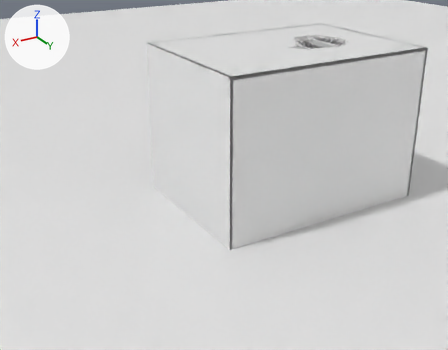
One commit to the Blender file assetcreation/level.blend: the scene before it, then after it.
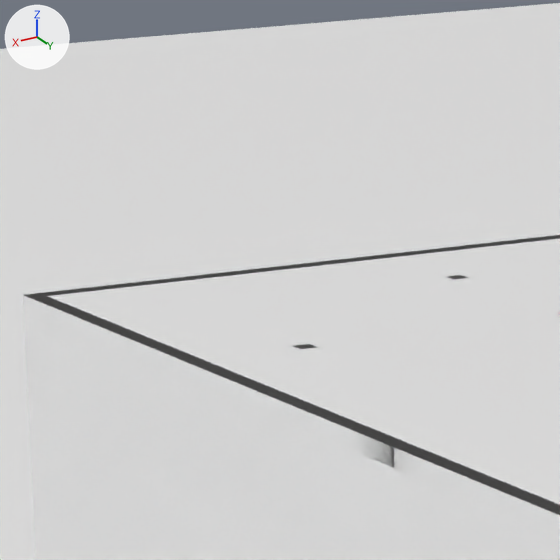
Each version appears first from a camera (50 mm lens) standing at (115.6, 191.3, 107.1) and looking at (-0.1, -1.5, 10.6), and next in a close-up on the part from 32% to 50% of the width and 0% to 23% of the height. The lights are fixed; the arrows at upper left show +X, +Y and +Z.

Script lines for the objects in view, before the commit:
```python
me_cube_251 = bpy.data.meshes.new('Cube.251')
me_cube_251.from_pydata(...)  # a box spanning x -42.5..42.5, y -0.5..0.5, z -30.0..30.0
me_cylinder_006 = bpy.data.meshes.new('Cylinder.006')
me_cylinder_006.from_pydata(...)  # 156 vertices, 80 faces; spans x -2.5..2.5, y -2.5..2.5, z -5.0..5.0
me_plane_004 = bpy.data.meshes.new('Plane.004')
me_plane_004.from_pydata([(-1.0, -1.0, 0.0), (1.0, -1.0, 0.0), (-1.0, 1.0, 0.0), (1.0, 1.0, 0.0)], [], [(0, 1, 3, 2)])
ob_cube_017 = bpy.data.objects.new('Cube.017', me_cube_251)
ob_cube_017.location = (-23.5, -26.5, 30.0)
ob_elevator_shaft = bpy.data.objects.new('Elevator shaft', me_cylinder_006)
ob_elevator_shaft.location = (7.33, -18.17, 5.0)
_m = ob_elevator_shaft.modifiers.new('Array', 'ARRAY')
_m.count = 5
_m.constant_offset_displace = (0.0, 0.0, 0.0)
_m.relative_offset_displace = (0.0, 0.0, 1.0)
ob_ground = bpy.data.objects.new('Ground', me_plane_004)
ob_ground.location = (0.0, 0.0, 0.0)
ob_ground.scale = (500.0, 500.0, 500.0)
# also in view: 'Ceiling' at (-23.5, 3.5, 59.5); 'Cube.056' at (18.5, 3.5, 30.0)
```
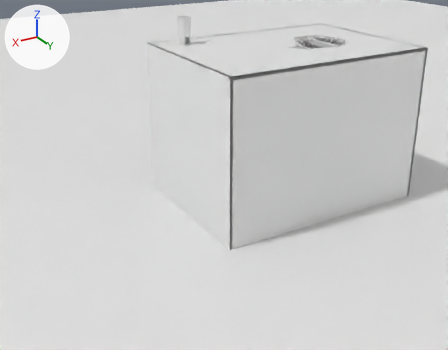
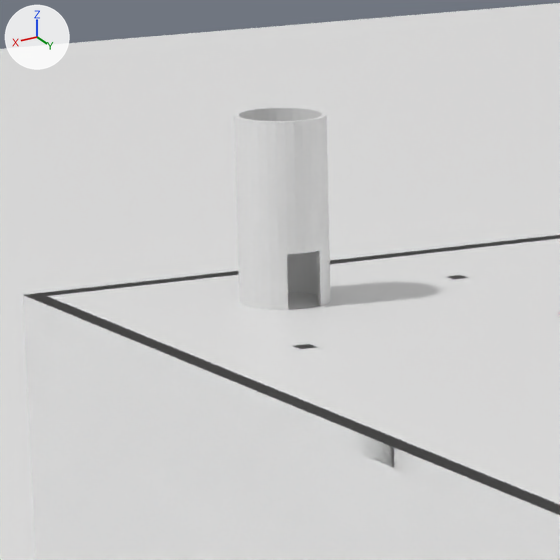
Where the change shows, as pixel boxes (x1, y1, x2, y2) in the close-ups (560 x 560 px):
'Elevator shaft', modifiers changed (not visible before)
    after: (234, 107, 331, 310)

What changed in the scene script:
```text
Change ob_elevator_shaft:
    where _m = ob_elevator_shaft.modifiers.new('Array', 'ARRAY')
    _m.count: 5 -> 7
```
